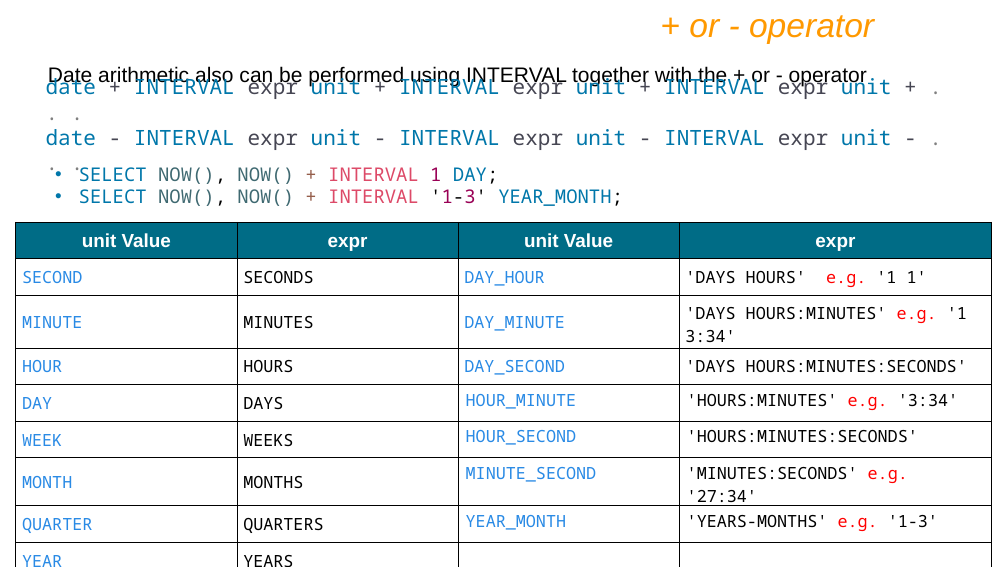
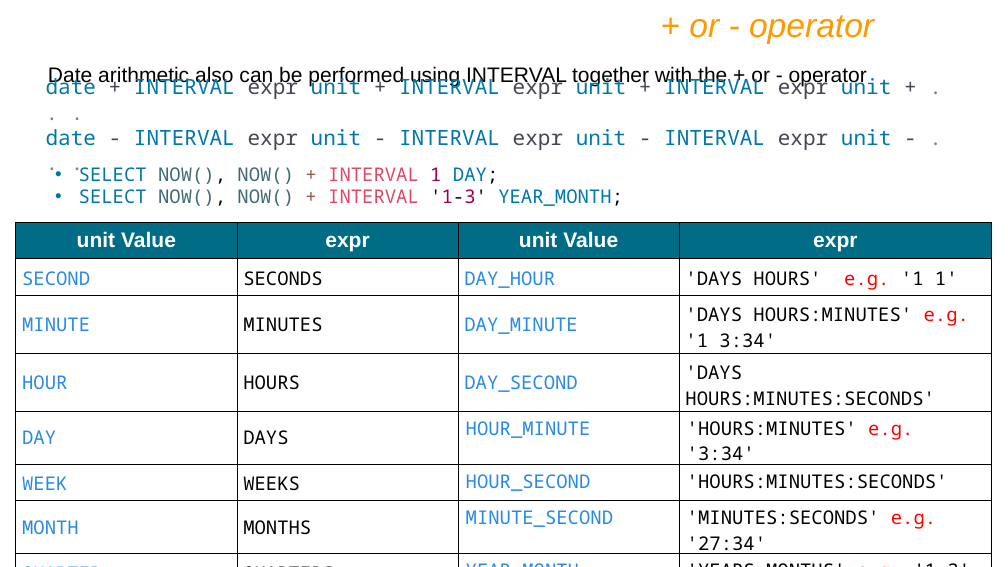
Before and after one commit to shubhamlokhande2147/CDAC-Buddy, a slide deck: slide 108 of DBT/IET MySQL PPT Ver9.pptx. Drawn at 1008x567 pixels with LibreOffice and Linux fonts; fonts in the diff are those of the drawing. Boxes give left, top, right and bottom in pixels: in the first picture for what was removed or moved away, otherwise in the second. Text is boxed around its words. In the diff, an @@ line names an element or a change of style, - is before the commit and + after.

```diff
--- a/DBT/IET MySQL PPT Ver9.pptx
+++ b/DBT/IET MySQL PPT Ver9.pptx
@@ table at bbox=[16, 222, 992, 558] @@
@@ size 18 to 20 pt in "unit Value", "expr", "unit Value", "expr" @@
@@ size 16 to 18 pt @@
```
Also in this commit, not shown: 12 other slides changed, 52 slides added, 1 other file.
